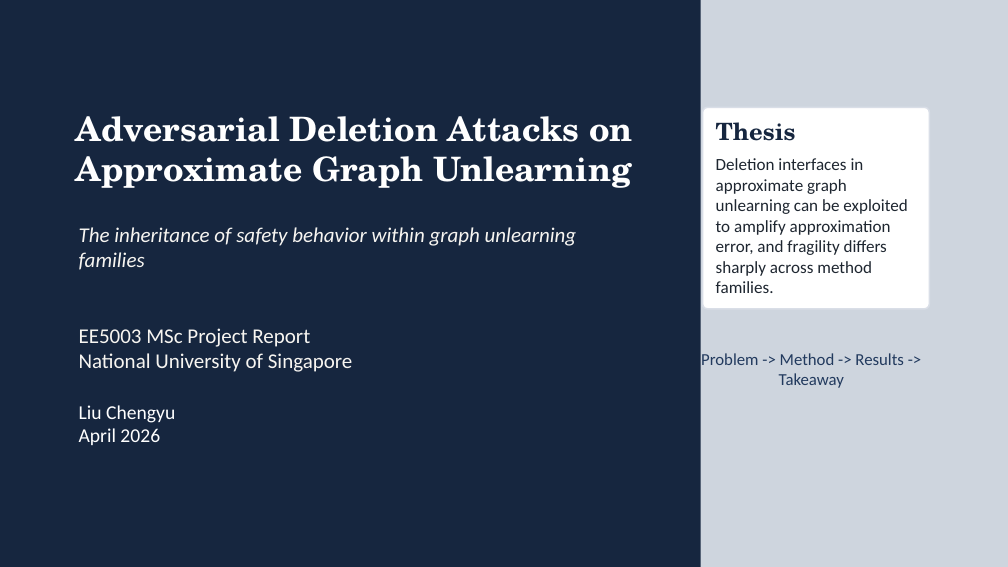
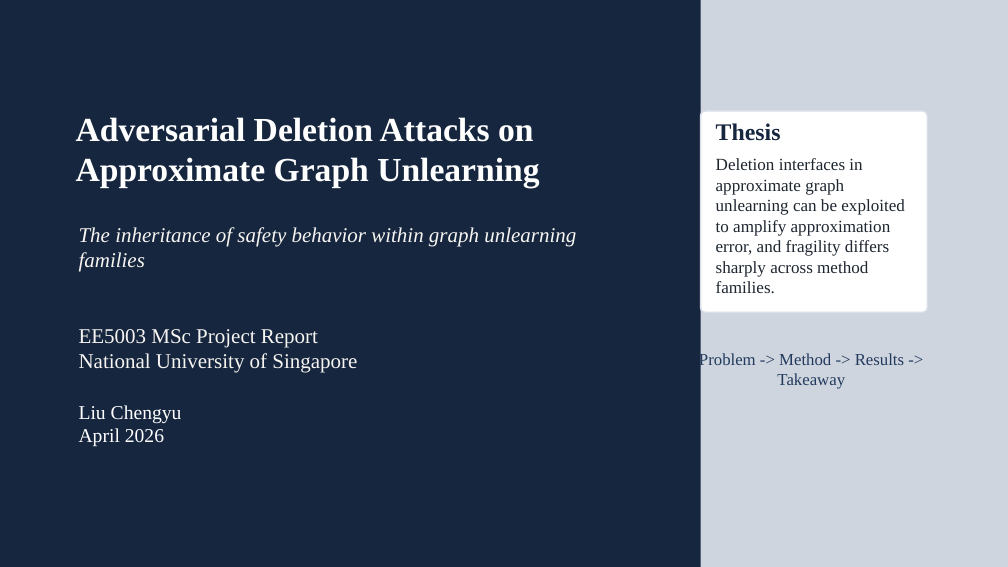
Before and after one commit to lelelelelelelelelelelelele/OpenGU, a slide deck: slide 1 of GULib-master/report/0417_5003report/ppt/out-test/final_15min_defense.pptx. Drawn at 1008x567 pixels with LibreOffice and Linux fonts; fonts in the diff are those of the drawing. Boxes give left, top, right and bottom in pixels: in the first picture for what was removed or moved away, otherwise in the second. Text is boxed around its words. In the diff, an @@ line names an element or a change of style, - is before the commit and + after.

```diff
--- a/GULib-master/report/0417_5003report/ppt/out-test/final_15min_defense.pptx
+++ b/GULib-master/report/0417_5003report/ppt/out-test/final_15min_defense.pptx
@@ text "Adversarial Deletion Attacks on" at bbox=[76, 117, 539, 188]: font TeX Gyre Schola to Times New Roman @@
@@ rounded rectangle: place and size @@
-rounded rectangle at bbox=[703, 107, 929, 308]
+rounded rectangle at bbox=[701, 111, 927, 312]
@@ text "Thesis" at bbox=[716, 123, 781, 141]: font TeX Gyre Schola to Times New Roman @@
@@ font Calibri to Times New Roman in 5 elements at bbox=[79, 227, 576, 272], bbox=[79, 329, 357, 373], bbox=[79, 405, 182, 447], bbox=[716, 158, 905, 293], bbox=[699, 352, 904, 389] @@
```
Also in this commit, not shown: 13 other slides changed, 21 other files.
